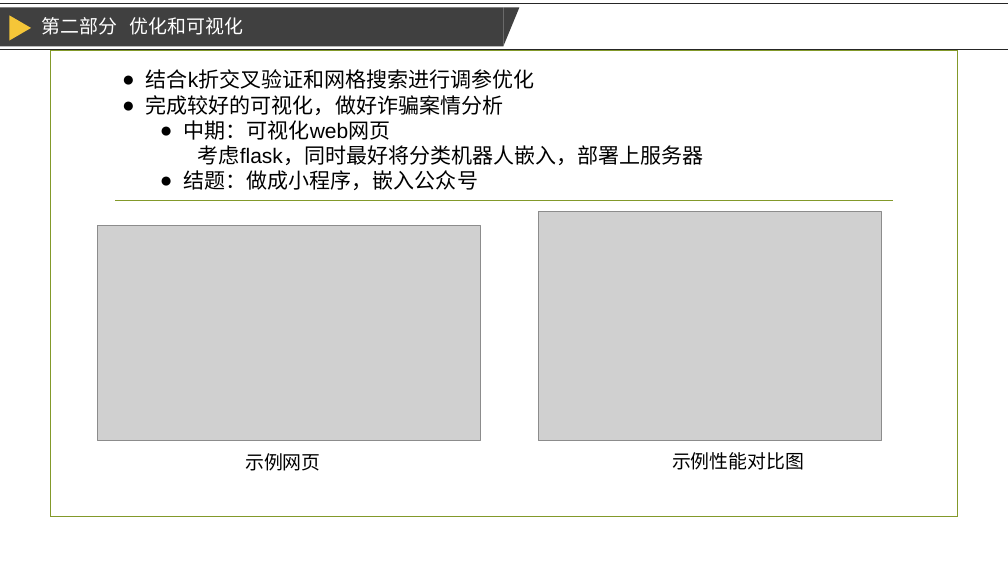
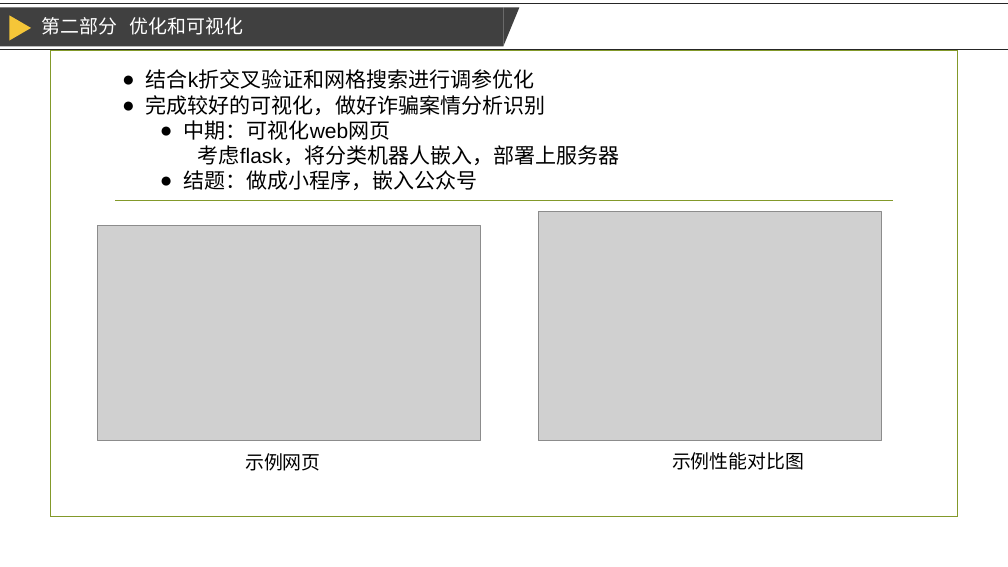
Before and after one commit to duhhhh1/Anti_fraud_text, a slide deck: slide 10 of 立项.pptx. Drawn at 1008x567 pixels with LibreOffice and Linux fonts; fonts in the diff are those of the drawing; grey boxes stand for pictures; background and template pictures are left out. Boxes give left, top, right and bottom in pixels: in the first picture for what was removed or moved away, otherwise in the second. Text is boxed around its words. In the diff, an @@ line names an element or a change of style, - is before the commit and + after.

```diff
--- a/立项.pptx
+++ b/立项.pptx
@@ text at (x1=146, y1=95, x2=546, y2=115): text changed @@
-● 完成较好的可视化，做好诈骗案情分析
+● 完成较好的可视化，做好诈骗案情分析识别
@@ text at (x1=198, y1=145, x2=620, y2=165): text changed @@
-    考虑flask，同时最好将分类机器人嵌入，部署上服务器
+    考虑flask，将分类机器人嵌入，部署上服务器
```
Also in this commit, not shown: 2 other slides changed, 1 other file.
